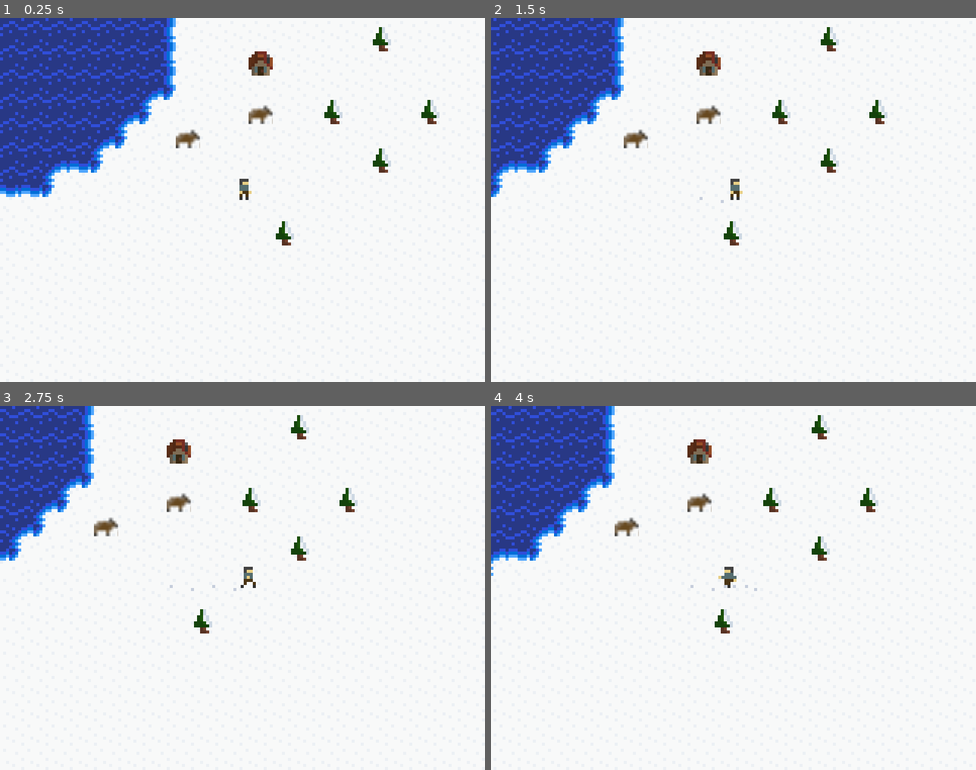
Above: before the commit, frames 1-4 (two rows, left to right).
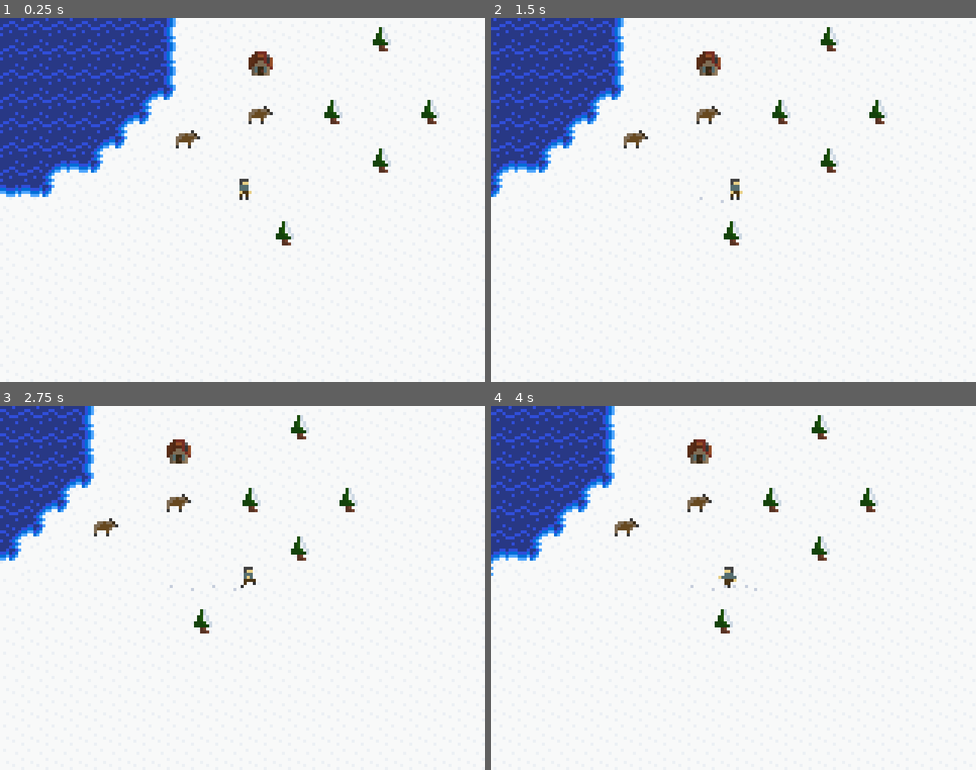
Above: after the commit, the same moments.

Repository: Timofffee/LoRoSurv
Game: Godot game, scene res://resources/Node.tscn
The game is run twice, just before and just after one commit, with the same random seed, the same clock (stepped at 60 frames per second) and the same inputs. The project has no main scene, so this scene is started directly.
Inputs (mouse positions are in pixels of both pictures, inside the frame that each line leads up to):
- Up to frame 1 (0.25 s): no input
- Up to frame 2 (1.5 s): tap Enter at 0.5 s; move the mouse to (840, 181) at 0.52 s; hold D (move_right) 0.53-1.25 s; click (840, 181) at 0.6 s; drag from (636, 218) to (709, 272) at 1.27 s
- Up to frame 3 (2.75 s): tap Space at 2 s; move the mouse to (291, 507) at 2.02 s; hold D (move_right) from 2.03 s (still down); click (291, 507) at 2.1 s
- Up to frame 4 (4 s): release D (move_right) at 2.75 s; drag from (709, 660) to (588, 533) at 2.77 s; tap Enter at 3.5 s; move the mouse to (879, 642) at 3.52 s; hold A (move_left) from 3.53 s (still down); hold Shift (run) from 3.53 s (still down); click (879, 642) at 3.8 s

The runs differ from the first frame. In frame 1, 0.2% of the frame differs, in the area x 36-57%, y 24-36%; in frame 2, 0.2%; in frame 3, 0.2%, in the area x 19-53%, y 24-50%; in frame 4, 0.2%.
Error before the commit: Parse Error: Unknown class: "GameObject" (res://resources/objects/abstract/enemy.gd:1)

Commit message:
Improve axe and player anim

Diff:
--- a/project.godot
+++ b/project.godot
@@ -9,6 +9,11 @@
 config_version=4
 
 _global_script_classes=[ {
+"base": "Enemy",
+"class": "Animal",
+"language": "GDScript",
+"path": "res://resources/objects/abstract/animal.gd"
+}, {
 "base": "Node",
 "class": "AsepriteImportData",
 "language": "GDScript",
@@ -23,11 +28,42 @@
 "class": "EditorTheme",
 "language": "GDScript",
 "path": "res://addons/aseprite_importer/classes/EditorTheme.gd"
+}, {
+"base": "GameObject",
+"class": "Enemy",
+"language": "GDScript",
+"path": "res://resources/objects/abstract/enemy.gd"
+}, {
+"base": "KinematicBody2D",
+"class": "GameObject",
+"language": "GDScript",
+"path": "res://resources/objects/abstract/gameobject.gd"
+}, {
+"base": "GameObject",
+"class": "ResourceObject",
+"language": "GDScript",
+"path": "res://resources/objects/abstract/resource.gd"
+}, {
+"base": "GameObject",
+"class": "Structure",
+"language": "GDScript",
+"path": "res://resources/objects/abstract/structure.gd"
+}, {
+"base": "ResourceObject",
+"class": "Wood",
+"language": "GDScript",
+"path": "res://resources/objects/tree.gd"
 } ]
 _global_script_class_icons={
+"Animal": "",
 "AsepriteImportData": "",
 "AsepriteImporter": "",
-"EditorTheme": ""
+"EditorTheme": "",
+"Enemy": "",
+"GameObject": "",
+"ResourceObject": "",
+"Structure": "",
+"Wood": ""
 }
 
 [application]
--- a/resources/hero/player.gd
+++ b/resources/hero/player.gd
@@ -6,6 +6,7 @@
 var dir = Vector2.ZERO
 var last_dir = Vector2.RIGHT
 var running = false
+export var shooting = false
 
 onready var anim_player = $anim
 
@@ -19,6 +20,8 @@
 
 
 func _process(delta: float) -> void:
+	if shooting:
+		return
 
 	running = Input.is_action_pressed('run')
 
--- a/resources/hero/player.json
+++ b/resources/hero/player.json
@@ -1,5 +1,5 @@
 { "frames": {
-   "Sprite-0001 0.": {
+   "player 0.aseprite": {
     "frame": { "x": 0, "y": 0, "w": 8, "h": 8 },
     "rotated": false,
     "trimmed": false,
@@ -7,7 +7,7 @@
     "sourceSize": { "w": 8, "h": 8 },
     "duration": 100
    },
-   "Sprite-0001 1.": {
+   "player 1.aseprite": {
     "frame": { "x": 8, "y": 0, "w": 8, "h": 8 },
     "rotated": false,
     "trimmed": false,
@@ -15,7 +15,7 @@
     "sourceSize": { "w": 8, "h": 8 },
     "duration": 100
    },
-   "Sprite-0001 2.": {
+   "player 2.aseprite": {
     "frame": { "x": 16, "y": 0, "w": 8, "h": 8 },
     "rotated": false,
     "trimmed": false,
@@ -23,7 +23,7 @@
     "sourceSize": { "w": 8, "h": 8 },
     "duration": 100
    },
-   "Sprite-0001 3.": {
+   "player 3.aseprite": {
     "frame": { "x": 24, "y": 0, "w": 8, "h": 8 },
     "rotated": false,
     "trimmed": false,
@@ -31,7 +31,7 @@
     "sourceSize": { "w": 8, "h": 8 },
     "duration": 100
    },
-   "Sprite-0001 4.": {
+   "player 4.aseprite": {
     "frame": { "x": 0, "y": 8, "w": 8, "h": 8 },
     "rotated": false,
     "trimmed": false,
@@ -39,7 +39,7 @@
     "sourceSize": { "w": 8, "h": 8 },
     "duration": 100
    },
-   "Sprite-0001 5.": {
+   "player 5.aseprite": {
     "frame": { "x": 8, "y": 8, "w": 8, "h": 8 },
     "rotated": false,
     "trimmed": false,
@@ -47,7 +47,7 @@
     "sourceSize": { "w": 8, "h": 8 },
     "duration": 100
    },
-   "Sprite-0001 6.": {
+   "player 6.aseprite": {
     "frame": { "x": 16, "y": 8, "w": 8, "h": 8 },
     "rotated": false,
     "trimmed": false,
@@ -55,7 +55,7 @@
     "sourceSize": { "w": 8, "h": 8 },
     "duration": 100
    },
-   "Sprite-0001 7.": {
+   "player 7.aseprite": {
     "frame": { "x": 24, "y": 8, "w": 8, "h": 8 },
     "rotated": false,
     "trimmed": false,
@@ -63,7 +63,7 @@
     "sourceSize": { "w": 8, "h": 8 },
     "duration": 100
    },
-   "Sprite-0001 8.": {
+   "player 8.aseprite": {
     "frame": { "x": 0, "y": 16, "w": 8, "h": 8 },
     "rotated": false,
     "trimmed": false,
@@ -71,7 +71,7 @@
     "sourceSize": { "w": 8, "h": 8 },
     "duration": 100
    },
-   "Sprite-0001 9.": {
+   "player 9.aseprite": {
     "frame": { "x": 8, "y": 16, "w": 8, "h": 8 },
     "rotated": false,
     "trimmed": false,
@@ -79,7 +79,7 @@
     "sourceSize": { "w": 8, "h": 8 },
     "duration": 100
    },
-   "Sprite-0001 10.": {
+   "player 10.aseprite": {
     "frame": { "x": 16, "y": 16, "w": 8, "h": 8 },
     "rotated": false,
     "trimmed": false,
@@ -87,7 +87,7 @@
     "sourceSize": { "w": 8, "h": 8 },
     "duration": 100
    },
-   "Sprite-0001 11.": {
+   "player 11.aseprite": {
     "frame": { "x": 24, "y": 16, "w": 8, "h": 8 },
     "rotated": false,
     "trimmed": false,
@@ -95,7 +95,7 @@
     "sourceSize": { "w": 8, "h": 8 },
     "duration": 100
    },
-   "Sprite-0001 12.": {
+   "player 12.aseprite": {
     "frame": { "x": 0, "y": 24, "w": 8, "h": 8 },
     "rotated": false,
     "trimmed": false,
@@ -103,7 +103,7 @@
     "sourceSize": { "w": 8, "h": 8 },
     "duration": 100
    },
-   "Sprite-0001 13.": {
+   "player 13.aseprite": {
     "frame": { "x": 8, "y": 24, "w": 8, "h": 8 },
     "rotated": false,
     "trimmed": false,
@@ -111,7 +111,7 @@
     "sourceSize": { "w": 8, "h": 8 },
     "duration": 100
    },
-   "Sprite-0001 14.": {
+   "player 14.aseprite": {
     "frame": { "x": 16, "y": 24, "w": 8, "h": 8 },
     "rotated": false,
     "trimmed": false,
@@ -119,13 +119,61 @@
     "sourceSize": { "w": 8, "h": 8 },
     "duration": 100
    },
-   "Sprite-0001 15.": {
+   "player 15.aseprite": {
     "frame": { "x": 24, "y": 24, "w": 8, "h": 8 },
     "rotated": false,
     "trimmed": false,
     "spriteSourceSize": { "x": 0, "y": 0, "w": 8, "h": 8 },
     "sourceSize": { "w": 8, "h": 8 },
     "duration": 100
+   },
+   "player 16.aseprite": {
+    "frame": { "x": 0, "y": 32, "w": 8, "h": 8 },
+    "rotated": false,
+    "trimmed": false,
+    "spriteSourceSize": { "x": 0, "y": 0, "w": 8, "h": 8 },
+    "sourceSize": { "w": 8, "h": 8 },
+    "duration": 100
+   },
+   "player 17.aseprite": {
+    "frame": { "x": 8, "y": 32, "w": 8, "h": 8 },
+    "rotated": false,
+    "trimmed": false,
+    "spriteSourceSize": { "x": 0, "y": 0, "w": 8, "h": 8 },
+    "sourceSize": { "w": 8, "h": 8 },
+    "duration": 200
+   },
+   "player 18.aseprite": {
+    "frame": { "x": 16, "y": 32, "w": 8, "h": 8 },
+    "rotated": false,
+    "trimmed": false,
+    "spriteSourceSize": { "x": 0, "y": 0, "w": 8, "h": 8 },
+    "sourceSize": { "w": 8, "h": 8 },
+    "duration": 200
+   },
+   "player 19.aseprite": {
+    "frame": { "x": 24, "y": 32, "w": 8, "h": 8 },
+    "rotated": false,
+    "trimmed": false,
+    "spriteSourceSize": { "x": 0, "y": 0, "w": 8, "h": 8 },
+    "sourceSize": { "w": 8, "h": 8 },
+    "duration": 100
+   },
+   "player 20.aseprite": {
+    "frame": { "x": 0, "y": 40, "w": 8, "h": 8 },
+    "rotated": false,
+    "trimmed": false,
+    "spriteSourceSize": { "x": 0, "y": 0, "w": 8, "h": 8 },
+    "sourceSize": { "w": 8, "h": 8 },
+    "duration": 200
+   },
+   "player 21.aseprite": {
+    "frame": { "x": 8, "y": 40, "w": 8, "h": 8 },
+    "rotated": false,
+    "trimmed": false,
+    "spriteSourceSize": { "x": 0, "y": 0, "w": 8, "h": 8 },
+    "sourceSize": { "w": 8, "h": 8 },
+    "duration": 200
    }
  },
  "meta": {
@@ -133,17 +181,19 @@
   "version": "1.2.25-x64",
   "image": "player.png",
   "format": "RGBA8888",
-  "size": { "w": 32, "h": 32 },
+  "size": { "w": 32, "h": 48 },
   "scale": "1",
   "frameTags": [
    { "name": "walk_rd", "from": 0, "to": 3, "direction": "forward" },
    { "name": "idle_rd", "from": 0, "to": 0, "direction": "forward" },
    { "name": "walk_ld", "from": 4, "to": 7, "direction": "forward" },
    { "name": "idle_ld", "from": 4, "to": 4, "direction": "forward" },
-   { "name": "walk_ru", "from": 8, "to": 11, "direction": "forward" },
-   { "name": "idle_ru", "from": 8, "to": 8, "direction": "forward" },
-   { "name": "walk_lu", "from": 12, "to": 15, "direction": "forward" },
-   { "name": "idle_lu", "from": 12, "to": 12, "direction": "forward" }
+   { "name": "walk_lu", "from": 8, "to": 11, "direction": "forward" },
+   { "name": "idle_lu", "from": 8, "to": 8, "direction": "forward" },
+   { "name": "walk_ru", "from": 12, "to": 15, "direction": "forward" },
+   { "name": "idle_ru", "from": 12, "to": 12, "direction": "forward" },
+   { "name": "axe_rd", "from": 16, "to": 18, "direction": "forward" },
+   { "name": "axe_ld", "from": 19, "to": 21, "direction": "forward" }
   ],
   "layers": [
    { "name": "Layer 1", "opacity": 255, "blendMode": "normal" }
--- a/resources/hero/player.tscn
+++ b/resources/hero/player.tscn
@@ -6,8 +6,87 @@
 [sub_resource type="CircleShape2D" id=1]
 radius = 2.0
 
+[sub_resource type="Animation" id=10]
+length = 0.4
+tracks/0/type = "value"
+tracks/0/path = NodePath("body:region_rect")
+tracks/0/interp = 0
+tracks/0/loop_wrap = true
+tracks/0/imported = false
+tracks/0/enabled = true
+tracks/0/keys = {
+"times": PoolRealArray( 0, 0.2, 0.4 ),
+"transitions": PoolRealArray( 1, 1, 1 ),
+"update": 0,
+"values": [ Rect2( 24, 32, 8, 8 ), Rect2( 0, 40, 8, 8 ), Rect2( 8, 40, 8, 8 ) ]
+}
+tracks/1/type = "value"
+tracks/1/path = NodePath("body:offset")
+tracks/1/interp = 0
+tracks/1/loop_wrap = true
+tracks/1/imported = false
+tracks/1/enabled = true
+tracks/1/keys = {
+"times": PoolRealArray( 0, 0.2, 0.4 ),
+"transitions": PoolRealArray( 1, 1, 1 ),
+"update": 0,
+"values": [ Vector2( 0, 0 ), Vector2( 0, 0 ), Vector2( 0, 0 ) ]
+}
+tracks/2/type = "value"
+tracks/2/path = NodePath(".:shooting")
+tracks/2/interp = 1
+tracks/2/loop_wrap = true
+tracks/2/imported = false
+tracks/2/enabled = true
+tracks/2/keys = {
+"times": PoolRealArray( 0, 0.4 ),
+"transitions": PoolRealArray( 1, 1 ),
+"update": 1,
+"values": [ true, false ]
+}
+
+[sub_resource type="Animation" id=11]
+length = 0.5
+tracks/0/type = "value"
+tracks/0/path = NodePath("body:region_rect")
+tracks/0/interp = 0
+tracks/0/loop_wrap = true
+tracks/0/imported = false
+tracks/0/enabled = true
+tracks/0/keys = {
+"times": PoolRealArray( 0, 0.2, 0.5 ),
+"transitions": PoolRealArray( 1, 1, 1 ),
+"update": 0,
+"values": [ Rect2( 0, 32, 8, 8 ), Rect2( 8, 32, 8, 8 ), Rect2( 16, 32, 8, 8 ) ]
+}
+tracks/1/type = "value"
+tracks/1/path = NodePath("body:offset")
+tracks/1/interp = 0
+tracks/1/loop_wrap = true
+tracks/1/imported = false
+tracks/1/enabled = true
+tracks/1/keys = {
+"times": PoolRealArray( 0, 0.2, 0.5 ),
+"transitions": PoolRealArray( 1, 1, 1 ),
+"update": 0,
+"values": [ Vector2( 0, 0 ), Vector2( 0, 0 ), Vector2( 0, 0 ) ]
+}
+tracks/2/type = "value"
+tracks/2/path = NodePath(".:shooting")
+tracks/2/interp = 1
+tracks/2/loop_wrap = true
+tracks/2/imported = false
+tracks/2/enabled = true
+tracks/2/keys = {
+"times": PoolRealArray( 0, 0.5 ),
+"transitions": PoolRealArray( 1, 1 ),
+"update": 1,
+"values": [ true, false ]
+}
+
 [sub_resource type="Animation" id=2]
 length = 0.1
+loop = true
 tracks/0/type = "value"
 tracks/0/path = NodePath("body:region_rect")
 tracks/0/interp = 0
@@ -35,6 +114,7 @@
 
 [sub_resource type="Animation" id=3]
 length = 0.1
+loop = true
 tracks/0/type = "value"
 tracks/0/path = NodePath("body:region_rect")
 tracks/0/interp = 0
@@ -62,6 +142,7 @@
 
 [sub_resource type="Animation" id=4]
 length = 0.1
+loop = true
 tracks/0/type = "value"
 tracks/0/path = NodePath("body:region_rect")
 tracks/0/interp = 0
@@ -89,6 +170,7 @@
 
 [sub_resource type="Animation" id=5]
 length = 0.1
+loop = true
 tracks/0/type = "value"
 tracks/0/path = NodePath("body:region_rect")
 tracks/0/interp = 0
@@ -116,6 +198,7 @@
 
 [sub_resource type="Animation" id=6]
 length = 0.4
+loop = true
 tracks/0/type = "value"
 tracks/0/path = NodePath("body:region_rect")
 tracks/0/interp = 0
@@ -172,6 +255,7 @@
 
 [sub_resource type="Animation" id=7]
 length = 0.4
+loop = true
 tracks/0/type = "value"
 tracks/0/path = NodePath("body:region_rect")
 tracks/0/interp = 0
@@ -228,6 +312,7 @@
 
 [sub_resource type="Animation" id=8]
 length = 0.4
+loop = true
 tracks/0/type = "value"
 tracks/0/path = NodePath("body:region_rect")
 tracks/0/interp = 0
@@ -284,6 +369,7 @@
 
 [sub_resource type="Animation" id=9]
 length = 0.4
+loop = true
 tracks/0/type = "value"
 tracks/0/path = NodePath("body:region_rect")
 tracks/0/interp = 0
@@ -347,15 +433,19 @@
 position = Vector2( 0, -4 )
 texture = ExtResource( 1 )
 region_enabled = true
-region_rect = Rect2( 24, 24, 8, 8 )
+region_rect = Rect2( 0, 0, 8, 8 )
 
 [node name="col" type="CollisionShape2D" parent="."]
 position = Vector2( 0, -1 )
 shape = SubResource( 1 )
 
 [node name="trace_pos" type="Position2D" parent="."]
+position = Vector2( -0.206001, 0.206001 )
 
 [node name="anim" type="AnimationPlayer" parent="."]
+autoplay = "idle_rd"
+anims/axe_ld = SubResource( 10 )
+anims/axe_rd = SubResource( 11 )
 anims/idle_ld = SubResource( 2 )
 anims/idle_lu = SubResource( 3 )
 anims/idle_rd = SubResource( 4 )
--- a/resources/hero/weapon/axe.gd
+++ b/resources/hero/weapon/axe.gd
@@ -6,9 +6,13 @@
 
 
 func _process(delta: float) -> void:
-	if Input.is_action_just_pressed('shoot') and get_parent().dir == Vector2.ZERO:
-		$ray.cast_to = Vector2(get_parent().last_dir.normalized().x * 4, 0)
+	if Input.is_action_just_pressed('shoot') \
+			and get_parent().dir == Vector2.ZERO \
+			and not get_parent().shooting:
+		$ray.cast_to = Vector2(sign(get_parent().last_dir.x) * 6, 0)
 		yield(get_tree(), 'idle_frame')
 		if $ray.is_colliding():
+			get_parent().anim_player.playback_speed = 1.0
+			get_parent().anim_player.play('axe_' + ('ld' if $ray.cast_to.x < 0 else 'rd'))
 			var obj = $ray.get_collider()
 			obj.modulate = Color(randf(),randf(),randf())
Binary file added: resources/animals/animals.aseprite
Not shown, added: resources/animals/animals.png.import
Binary file changed: resources/hero/player.aseprite
Binary file changed: resources/hero/player.png
Not shown: 1 places in resources/hero/player.tscn that only renumber resources
